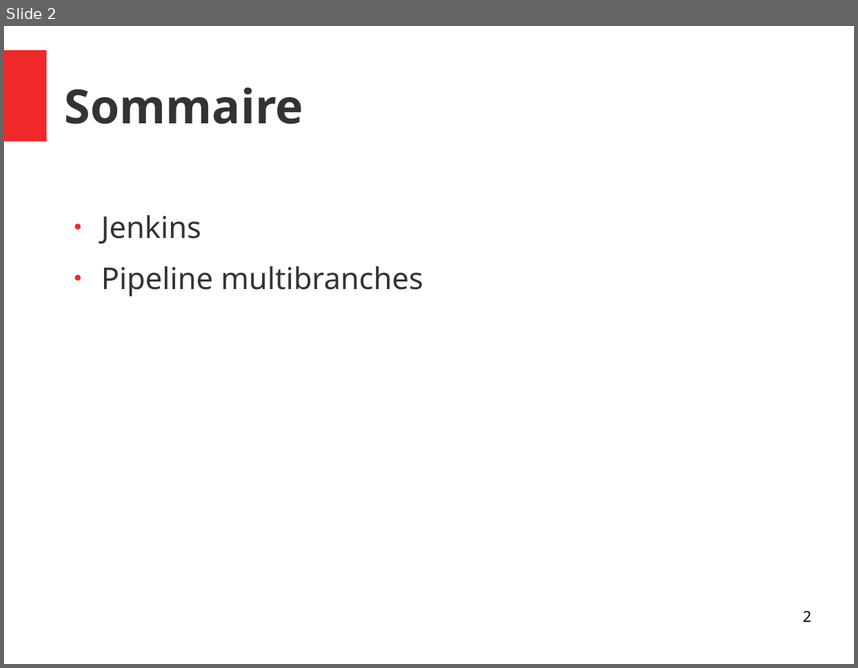
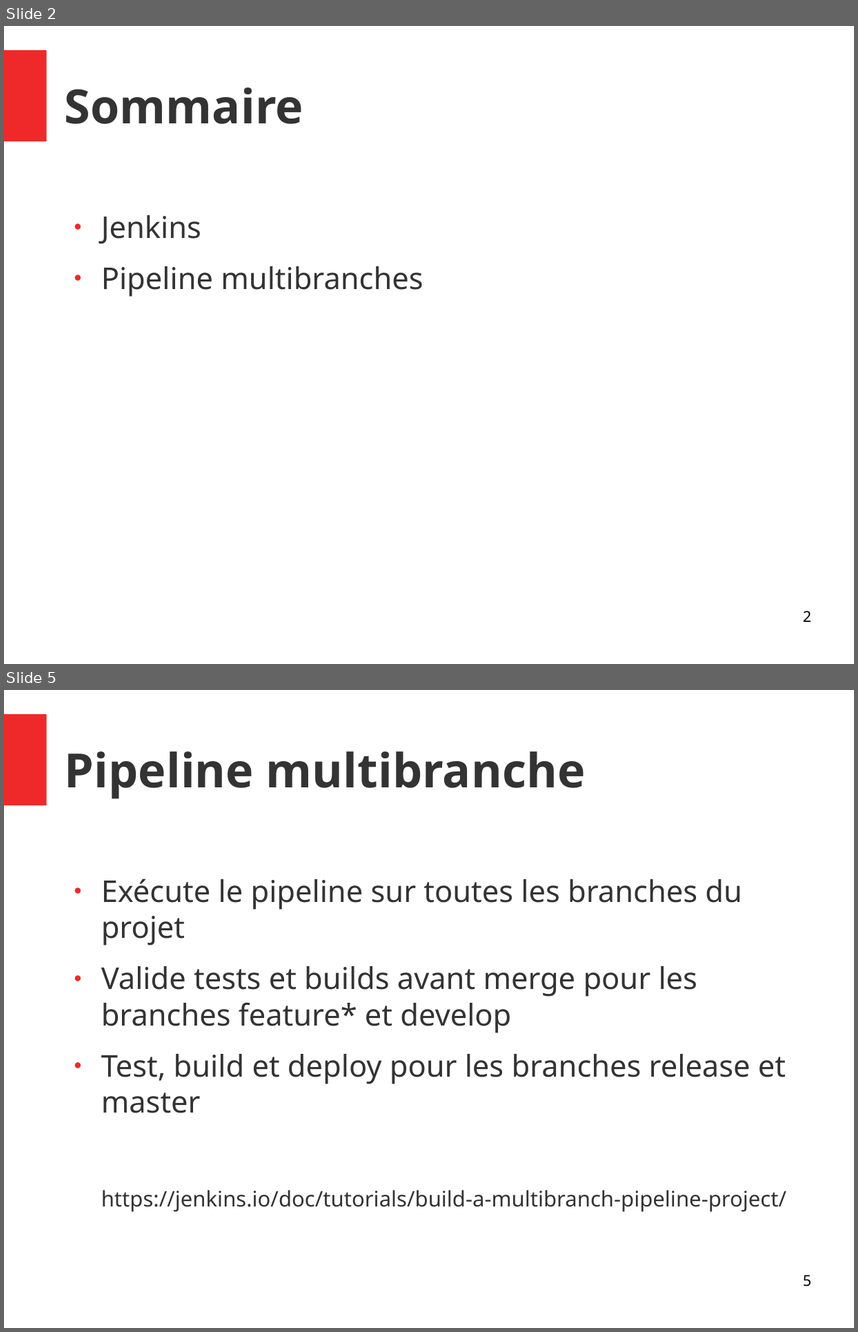
Before and after one commit to Yanoushka/angular-seed, a slide deck: docs/Focus intégration continue.odp. Shown one above the other, each under a label of ours: slide 2 before the commit, slides 2 and 5 after it; the slides between them are not shown. The pictures are 858x668 and 858x1332 pixels, drawn with LibreOffice and Linux fonts; fonts in the diff are those of the drawing. Boxes give left, top, right and bottom in pixels: in the first picture for what was removed or moved away, otherwise in the second. Text is boxed around its words. In the diff, an @@ line names an element or a change of style, - is before the commit and + after.

Commit message:
Add doc on CI

```diff
--- a/docs/Focus intégration continue.odp
+++ b/docs/Focus intégration continue.odp
@@ slide 5 added at [4, 690, 854, 1328], background #FFFFFF; not listed: 1 template element that a slide beside it also shows @@
@@ title added at [65, 751, 585, 799], 44 pt, text #333333, bold @@
+Pipeline multibranche
@@ text added at [101, 878, 786, 1212], 28 pt, text #333333 @@
+● Exécute le pipeline sur toutes les branches du projet
+● Valide tests et builds avant merge pour les branches feature* et develop
+● Test, build et deploy pour les branches release et master
+https://jenkins.io/doc/tutorials/build-a-multibranch-pipeline-project/
@@ page number added at [803, 1274, 811, 1286], 14 pt, text #000000 @@
+5
```
Also in this commit, not shown: 2 other slides added, 4 slides removed.
